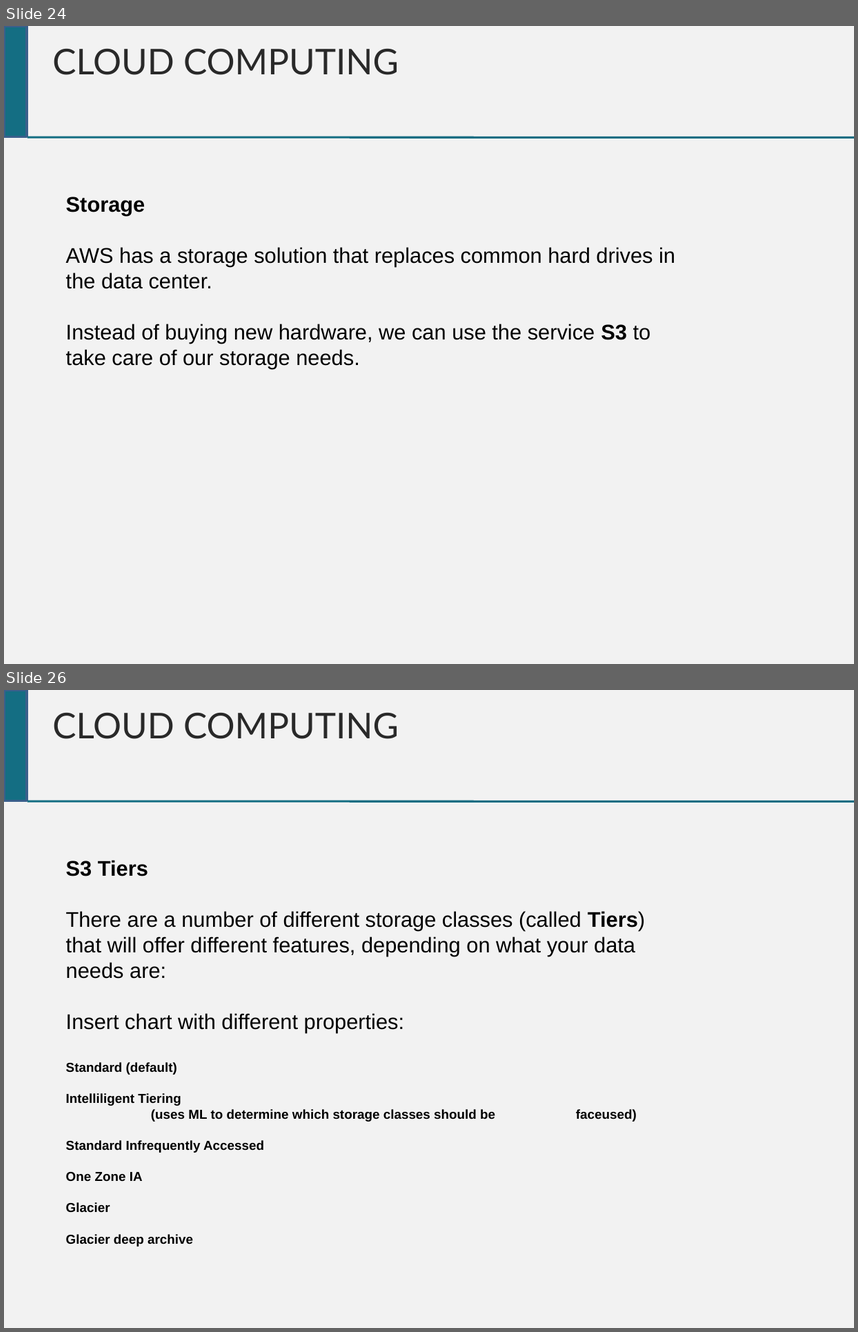
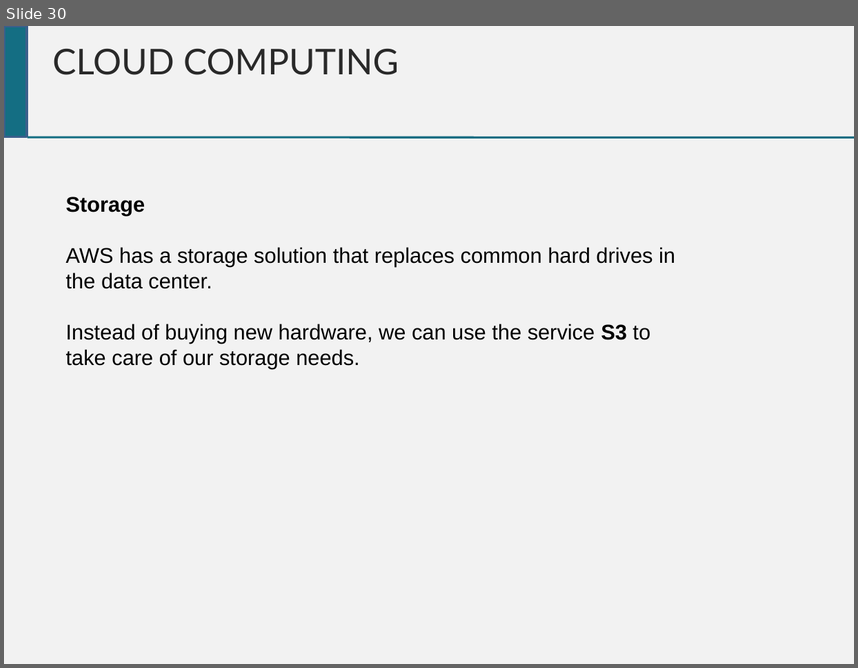
Before and after one commit to chrisgauthier742018/devopscourse, a slide deck: Dev Ops Course.pptx. Shown one above the other, each under a label of ours: slides 24 and 26 before the commit, slide 30 after it; the slides between them are not shown. The pictures are 858x1332 and 858x668 pixels, drawn with LibreOffice and Linux fonts; fonts in the diff are those of the drawing. Boxes give left, top, right and bottom in pixels: in the first picture for what was removed or moved away, otherwise in the second. Text is boxed around its words. In the diff, an @@ line names an element or a change of style, - is before the commit and + after.

Commit message:
Added Charts

```diff
--- a/Dev Ops Course.pptx
+++ b/Dev Ops Course.pptx
@@ slide 26 removed at bbox=[4, 690, 854, 1328], background #F2F2F2 @@
@@ rectangle removed at bbox=[4, 690, 27, 800] @@
@@ text removed at bbox=[52, 713, 399, 739] @@
-CLOUD COMPUTING
@@ line removed from (27, 801) to (854, 801) @@
@@ text removed at bbox=[66, 860, 645, 1246] @@
-S3 Tiers
-There are a number of different storage classes (called Tiers) that will offer different features, depending on what your data needs are:
-Insert chart with different properties:
-Standard (default)
-Intelliligent Tiering
-(uses ML to determine which storage classes should be faceused)
-Standard Infrequently Accessed
-One Zone IA
-Glacier
-Glacier deep archive
@@ what was slide 24 is now slide 30 @@
```
Also in this commit, not shown: 3 slides changed, 7 slides added.
